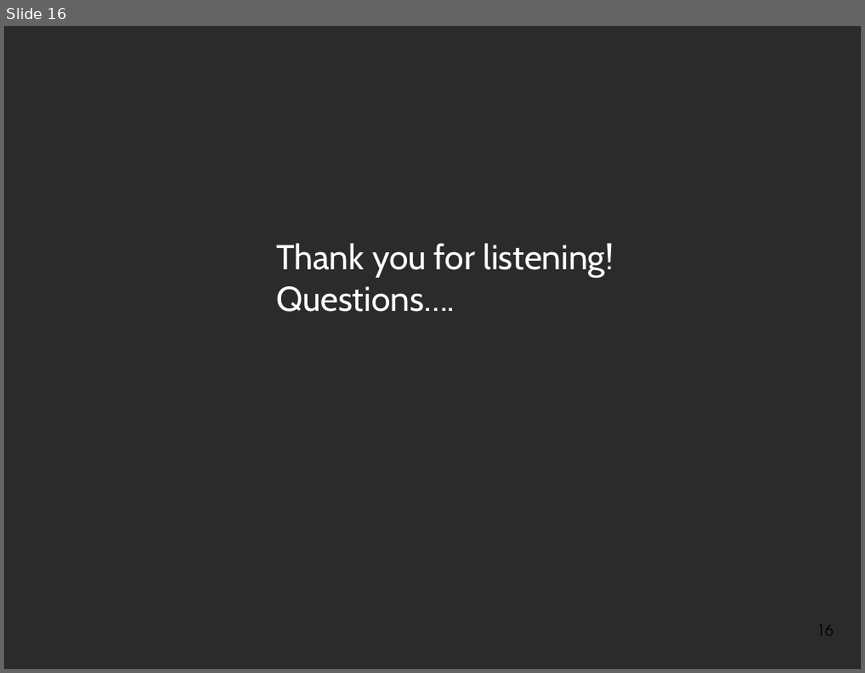
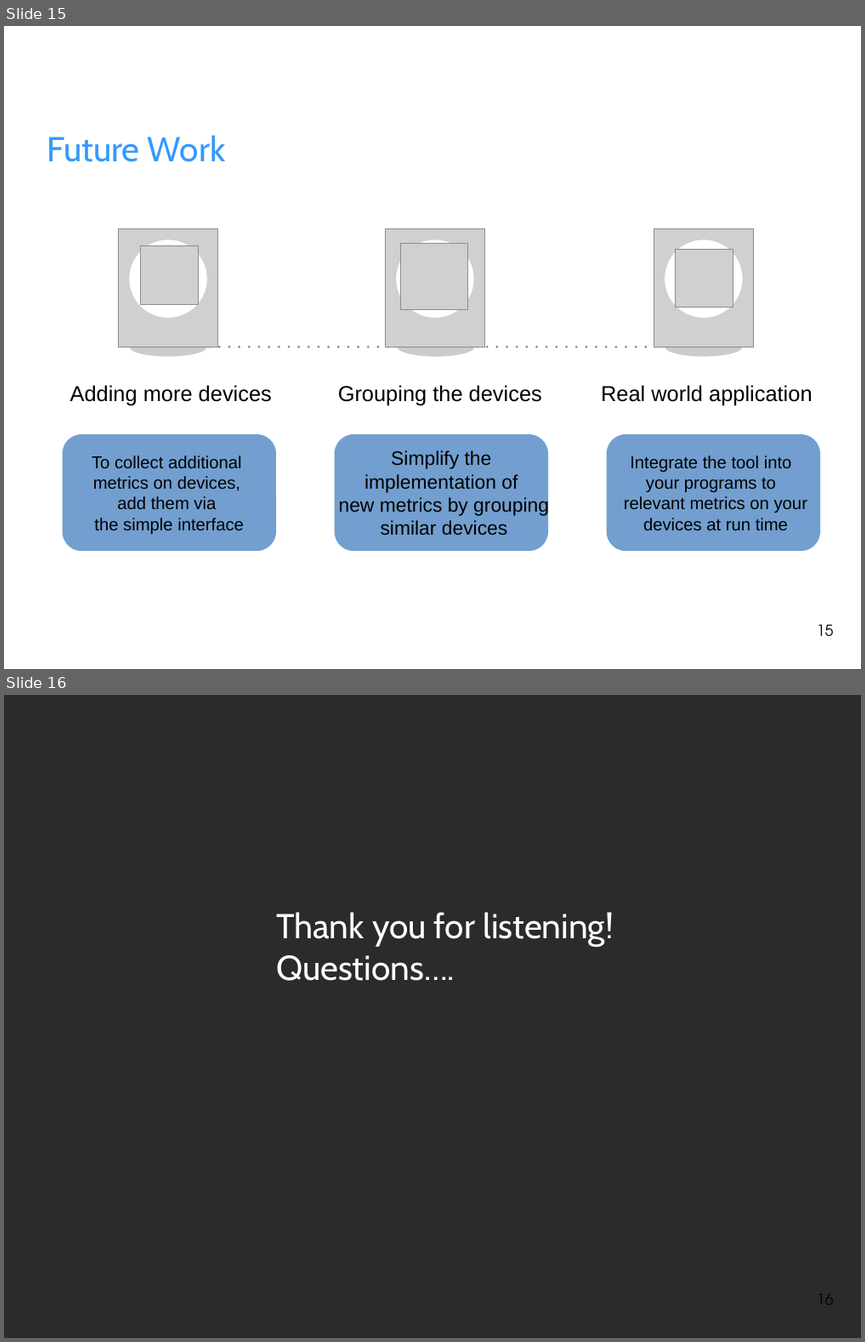
Before and after one commit to fhilprec/HardwareMonitoring, a slide deck: ProjectPresentation.odp. Shown one above the other, each under a label of ours: slide 16 before the commit, slides 15 and 16 after it. The pictures are 865x673 and 865x1342 pixels, drawn with LibreOffice and Linux fonts; fonts in the diff are those of the drawing; grey boxes stand for pictures; background and template pictures are left out; a plain dark background stands for a picture behind light text. Boxes give left, top, right and bottom in pixels: in the first picture for what was removed or moved away, otherwise in the second. Text is boxed around its words. In the diff, an @@ line names an element or a change of style, - is before the commit and + after.

```diff
--- a/ProjectPresentation.odp
+++ b/ProjectPresentation.odp
@@ slide 15 added at (4, 26, 861, 669), background picture (left out) @@
@@ title added at (46, 135, 226, 162), 32 pt, text #3399FF @@
+Future Work
@@ picture added at (118, 229, 218, 346) @@
@@ picture added at (386, 229, 485, 346) @@
@@ picture added at (654, 229, 754, 346) @@
@@ ellipse added at (129, 240, 207, 318), fill #FFFFFF @@
@@ picture added at (140, 246, 199, 304) @@
@@ ellipse added at (396, 240, 473, 318), fill #FFFFFF @@
@@ picture added at (400, 243, 467, 310) @@
@@ ellipse added at (664, 240, 743, 318), fill #FFFFFF @@
@@ picture added at (675, 250, 733, 307) @@
@@ ellipse added at (129, 337, 207, 357), fill #CCCCCC @@
@@ line added from (140, 346) to (723, 346), #808080 2.3 pt dashed @@
@@ ellipse added at (398, 337, 475, 357), fill #CCCCCC @@
@@ ellipse added at (664, 337, 743, 357), fill #CCCCCC @@
@@ text added at (70, 385, 272, 405), 20 pt, text #000000 @@
+Adding more devices
@@ text added at (338, 385, 542, 405), 20 pt, text #000000 @@
+Grouping the devices
@@ text added at (601, 385, 812, 405), 20 pt, text #000000 @@
+Real world application
@@ rounded rectangle added at (63, 434, 276, 550), fill #729FCF, 16 pt, text #000000 @@
+To collect additional
+metrics on devices,
+add them via
+the simple interface
@@ rounded rectangle added at (335, 434, 548, 550), fill #729FCF, 18 pt, text #000000 @@
+Simplify the
+implementation of
+new metrics by grouping
+similar devices
@@ rounded rectangle added at (607, 434, 820, 550), fill #729FCF, 16 pt, text #000000 @@
+Integrate the tool into
+your programs to
+relevant metrics on your
+devices at run time
@@ page number added at (817, 624, 834, 636), 14 pt, text #000000 @@
+15
```
Also in this commit, not shown: 2 slides changed, 1 other slide added, 2 slides removed.
